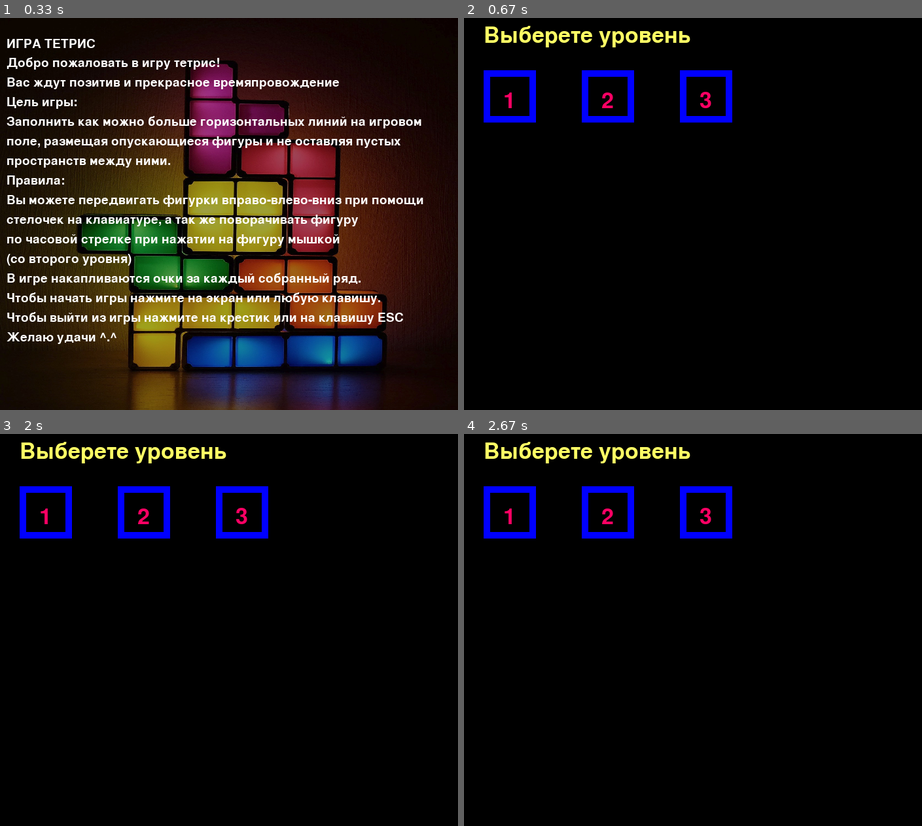
Above: before the commit, frames 1-4 (two rows, left to right).
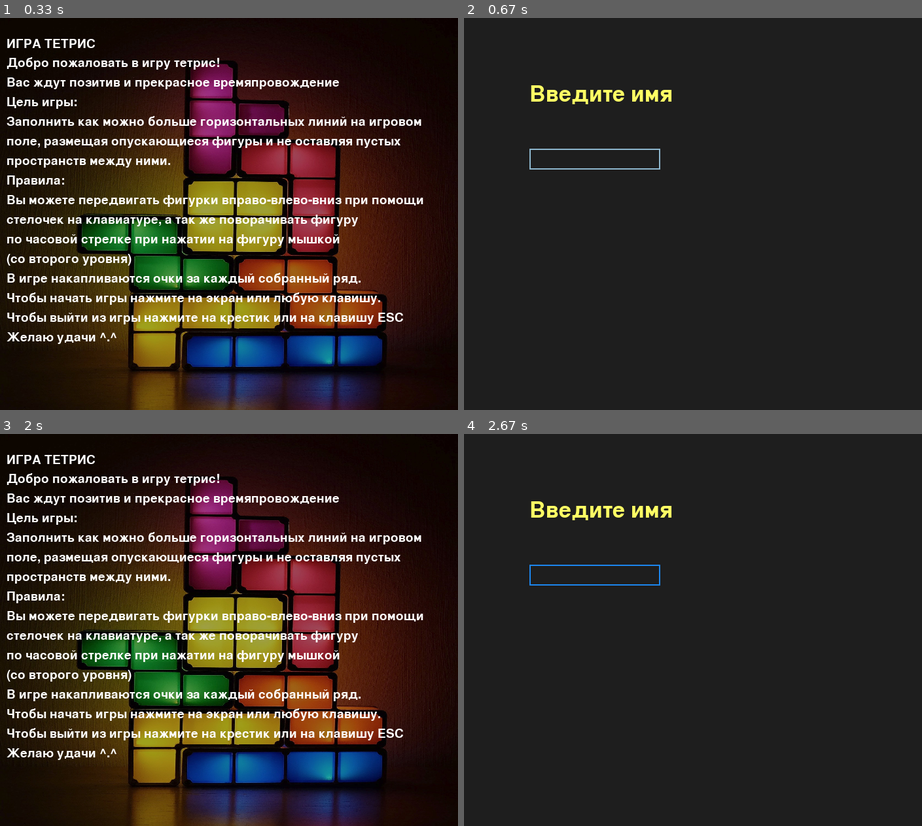
Above: after the commit, the same moments.

Repository: Natasha-rare/Pygame_project
Game: pygame game, started from Проект.py
Two runs of this game, one before a commit and one after it. Both use one fixed random seed, a clock stepped at 60 frames per second and the inputs below.
Inputs (mouse positions are in pixels of both pictures, inside the frame that each line leads up to):
- Up to frame 1 (0.33 s): no input
- Up to frame 2 (0.67 s): tap Enter at 0.33 s
- Up to frame 3 (2 s): click (132, 575) at 0.72 s; tap Enter at 1 s; click (45, 512) at 1.38 s; click (398, 778) at 1.72 s
- Up to frame 4 (2.67 s): hold Right 2-2.47 s; click (551, 571) at 2.6 s

Frame 1 is identical in both runs. In frame 2, 100% of the frame differs, in the area x 0-100%, y 0-100%; in frame 3, 74%; in frame 4, 100%.

Commit message:
Добавлена функция ввода имени пользователя (пока она очень обстрактна)

Diff:
--- a/Проект.py
+++ b/Проект.py
@@ -29,7 +29,7 @@
     def update(self, *args):
         if args and args[0].type == pygame.MOUSEBUTTONDOWN and self.rect.collidepoint(args[0].pos):
             screen.fill((0, 0, 0))
-            show_levels()
+            start_screen()
 
 
 class Level(pygame.sprite.Sprite):
@@ -72,6 +72,7 @@
 def terminate():
     pygame.quit()
     sys.exit()
+
 
 
 def start_screen():
@@ -166,6 +167,8 @@
                             self.rect.y += min(40, 330 - self.rect.y)
                         elif self.n == 2:
                             self.rect.y += min(40, 370 - self.rect.y)
+            # Заполнение поля текущими координатами фигуры
+
             for i in range(self.lastx, self.lastx + self.rect.width, 40):
                 for j in range(self.lasty, self.lasty + self.rect.height, 40):
                     try:
@@ -220,6 +223,8 @@
 
 
 def show_levels():
+    name = get_name()
+    screen.fill((0, 0, 0))
     levels.draw(screen)
     font = pygame.font.Font(None, 50)
     text = font.render('Выберете уровень', 1, (255, 255, 100))
@@ -235,6 +240,53 @@
         clock.tick(FPS)
 
 
+def get_name():
+    screen.fill((30, 30, 30))
+    font = pygame.font.Font(None, 32)
+    clock = pygame.time.Clock()
+    input_box = pygame.Rect(100, 200, 140, 32)
+    color_inactive = pygame.Color('lightskyblue3')
+    color_active = pygame.Color('dodgerblue2')
+    font = pygame.font.Font(None, 50)
+    text = font.render('Введите имя', 1, (255, 255, 100))
+    screen.blit(text, (100, 100))
+    color = color_inactive
+    active = False
+    text = ''
+    while True:
+        for event in pygame.event.get():
+            if event.type == pygame.QUIT:
+                terminate()
+            if event.type == pygame.MOUSEBUTTONDOWN:
+                # If the user clicked on the input_box rect.
+                if input_box.collidepoint(event.pos):
+                    # Toggle the active variable.
+                    active = not active
+                else:
+                    active = False
+                # Change the current color of the input box.
+                color = color_active if active else color_inactive
+            if event.type == pygame.KEYDOWN:
+                if active:
+                    if event.key == pygame.K_RETURN:
+                        return text
+                    elif event.key == pygame.K_BACKSPACE:
+                        text = text[:-1]
+                    else:
+                        text += event.unicode
+
+
+        # Render the current text.
+        txt_surface = font.render(text, True, color)
+        # Resize the box if the text is too long.
+        width = max(200, txt_surface.get_width() + 10)
+        input_box.w = width
+        # Blit the text.
+        screen.blit(txt_surface, (input_box.x + 5, input_box.y + 5))
+        # Blit the input_box rect.
+        pygame.draw.rect(screen, color, input_box, 2)
+        pygame.display.flip()
+        clock.tick(30)
 
 
 v = 150
